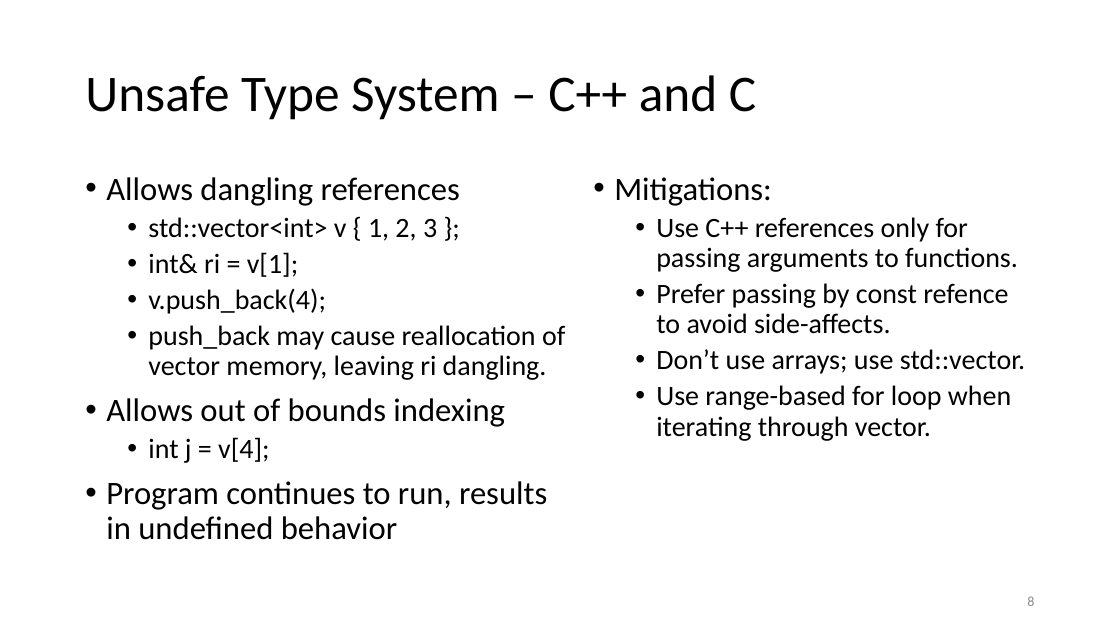
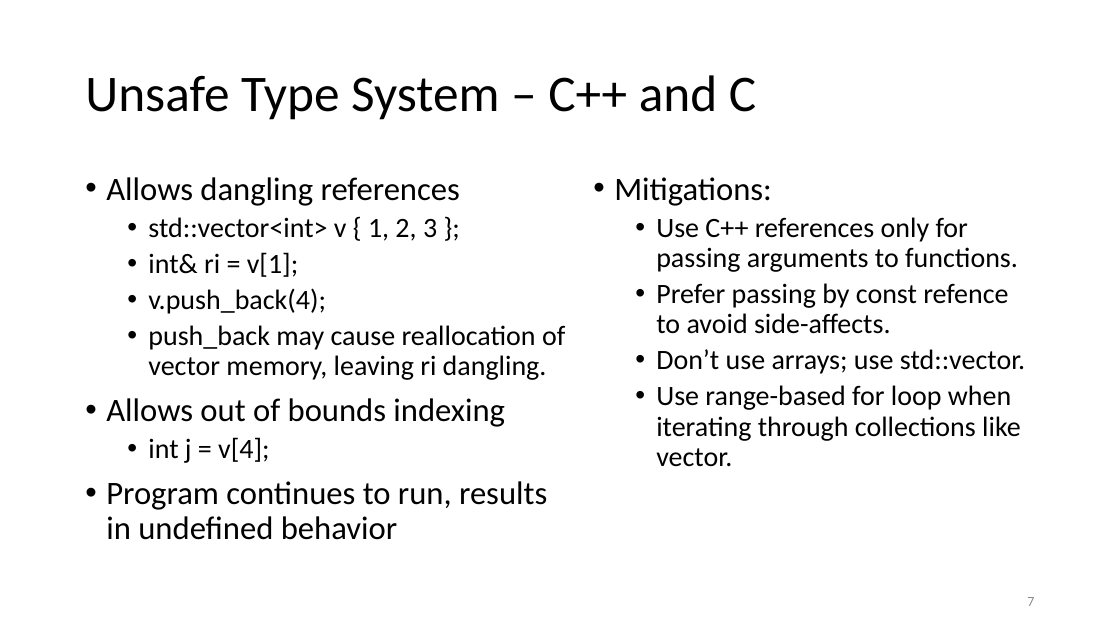
Before and after one commit to JimFawcett/JimFawcett.github.io, a slide deck: slide 7 of Resources/RustModels.pptx (slide 8 before the commit). Drawn at 1120x630 pixels with LibreOffice and Linux fonts; fonts in the diff are those of the drawing. Boxes give left, top, right and bottom in pixels: in the first picture for what was removed or moved away, otherwise in the second. Text is boxed around its words. In the diff, an @@ line names an element or a change of style, - is before the commit and + after.

```diff
--- a/Resources/RustModels.pptx
+++ b/Resources/RustModels.pptx
@@ text at (x1=656, y1=385, x2=1021, y2=466): text changed @@
-  • Use range-based for loop when iterating through vector.
+  • Use range-based for loop when iterating through collections like vector.
@@ page number at (x1=1027, y1=597, x2=1034, y2=606): text changed @@
-8
+7
```
Also in this commit, not shown: 8 other slides changed, 1 slide removed, 10 other files.
